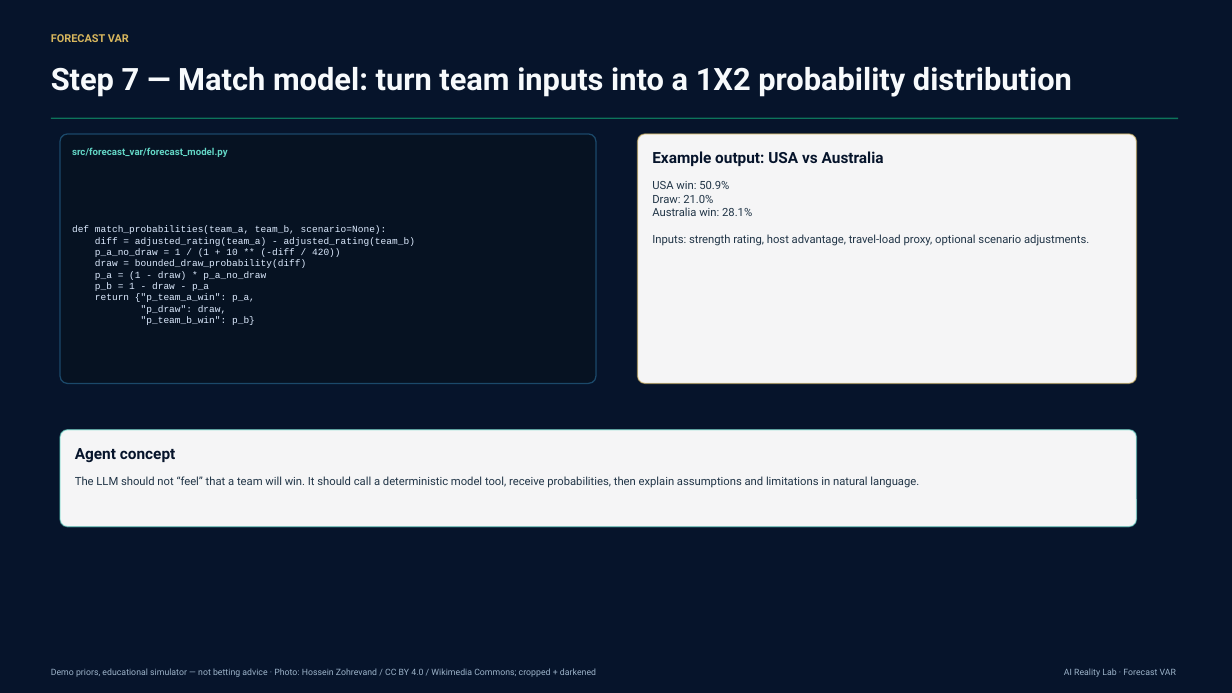
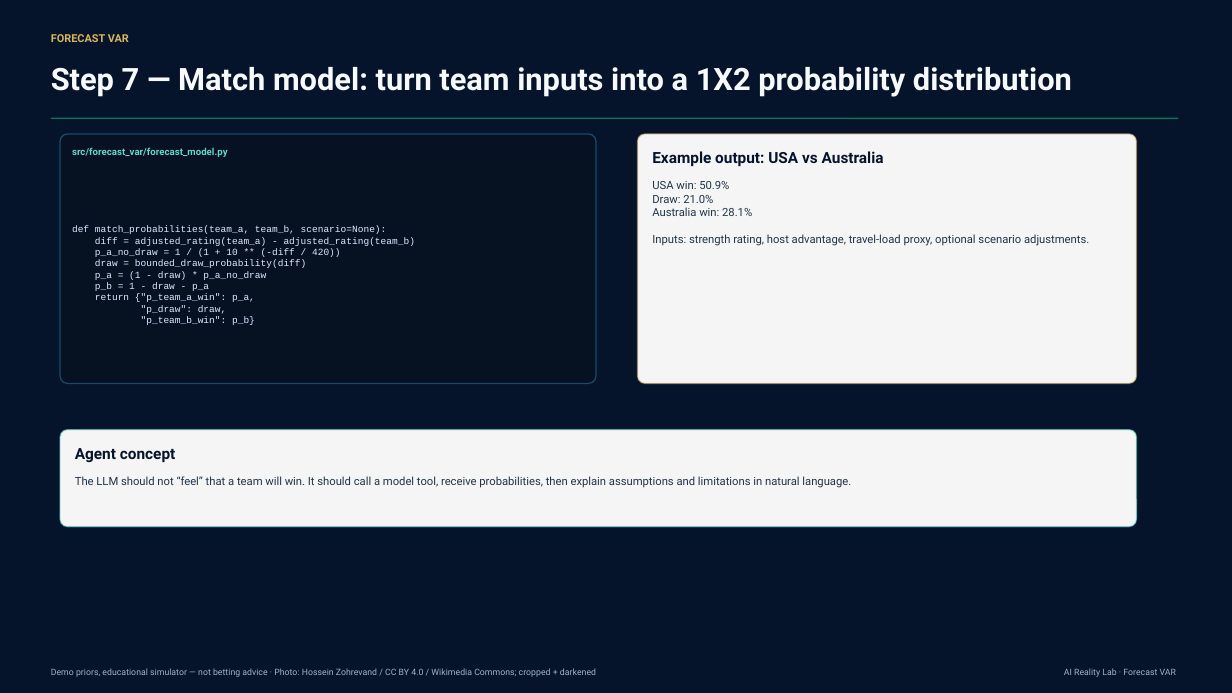
Before and after one commit to monaj07/ai-reality-lab, a slide deck: slide 15 of wc26-forecast-var-agent-episode2/deliverables/new_version/forecast_var_agent_engineering_deck_football_background.pptx (slide 14 before the commit). Drawn at 1232x693 pixels with LibreOffice and Linux fonts; fonts in the diff are those of the drawing; background and template pictures are left out. Boxes give left, top, right and bottom in pixels: in the first picture for what was removed or moved away, otherwise in the second. Text is boxed around its words. In the diff, an @@ line names an element or a change of style, - is before the commit and + after.

```diff
--- a/wc26-forecast-var-agent-episode2/deliverables/new_version/forecast_var_agent_engineering_deck_football_background.pptx
+++ b/wc26-forecast-var-agent-episode2/deliverables/new_version/forecast_var_agent_engineering_deck_football_background.pptx
@@ text at (x1=75, y1=476, x2=851, y2=488): text changed @@
-The LLM should not “feel” that a team will win. It should call a deterministic model tool, receive probabilities, then explain assumptions and limitations in natural language.
+The LLM should not “feel” that a team will win. It should call a model tool, receive probabilities, then explain assumptions and limitations in natural language.
```
Also in this commit, not shown: 7 other slides changed, 1 slide added, 1 slide removed, 3 other files.
